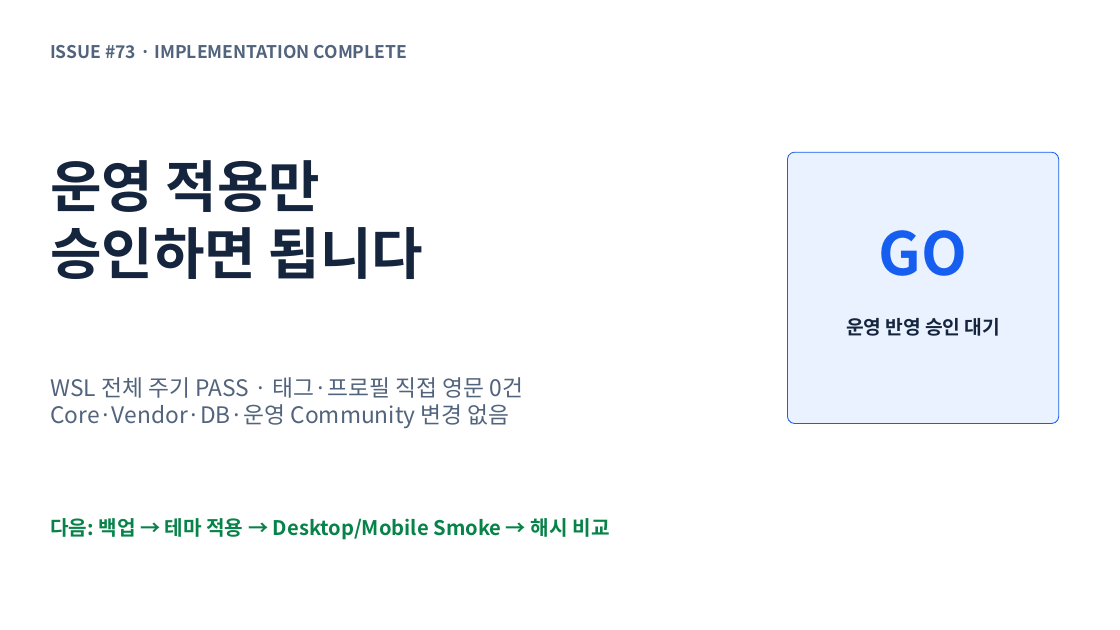
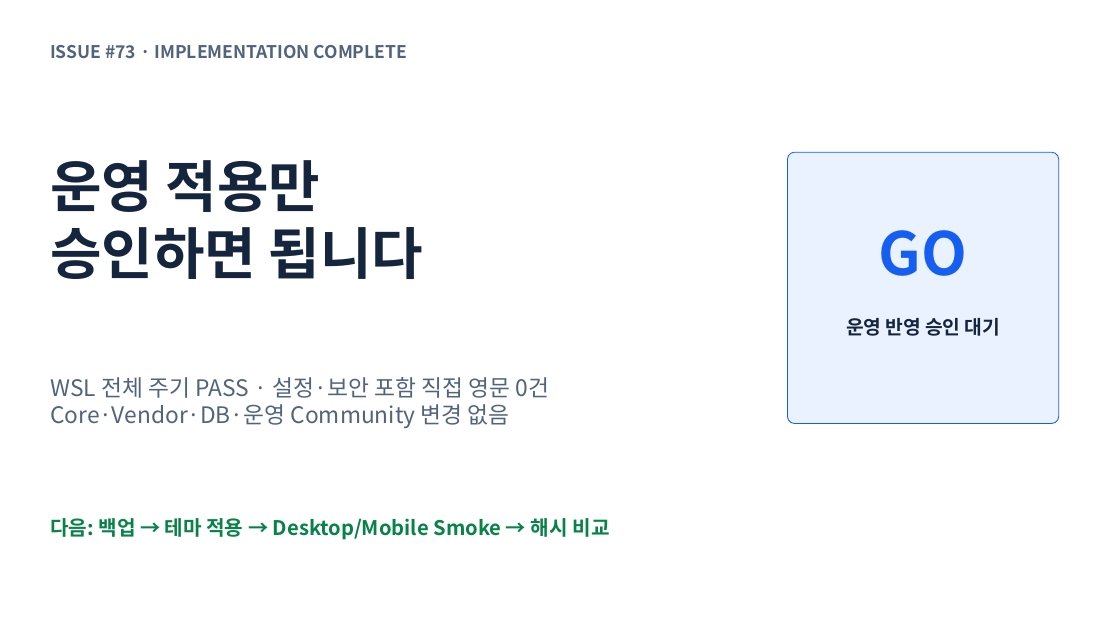
Before and after one commit to ablecloud-team/ablestack-techflow, a slide deck: slide 9 of output/presentation/techflow-community-ui-modernization.pptx (slide 8 before the commit). Drawn at 1120x630 pixels with LibreOffice and Linux fonts; fonts in the diff are those of the drawing. Boxes give left, top, right and bottom in pixels: in the first picture for what was removed or moved away, otherwise in the second. Text is boxed around its words. In the diff, an @@ line names an element or a change of style, - is before the commit and + after.

Commit message:
토론 메뉴와 설정 보안 화면 디자인 통일

```diff
--- a/output/presentation/techflow-community-ui-modernization.pptx
+++ b/output/presentation/techflow-community-ui-modernization.pptx
@@ text at [50, 377, 550, 398]: text changed @@
-WSL 전체 주기 PASS · 태그·프로필 직접 영문 0건
+WSL 전체 주기 PASS · 설정·보안 포함 직접 영문 0건
```
Also in this commit, not shown: 2 other slides changed, 1 slide added, 17 other files.
